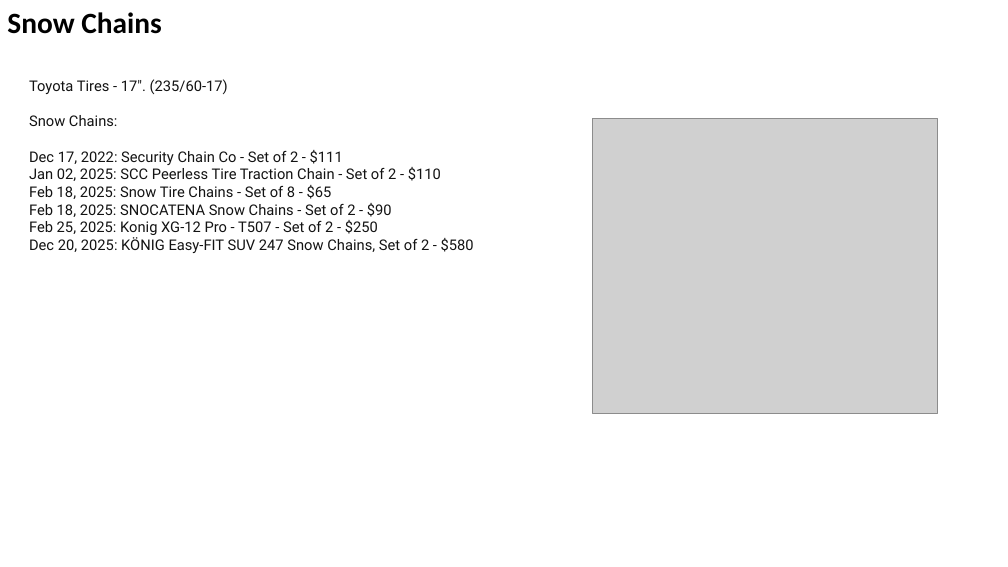
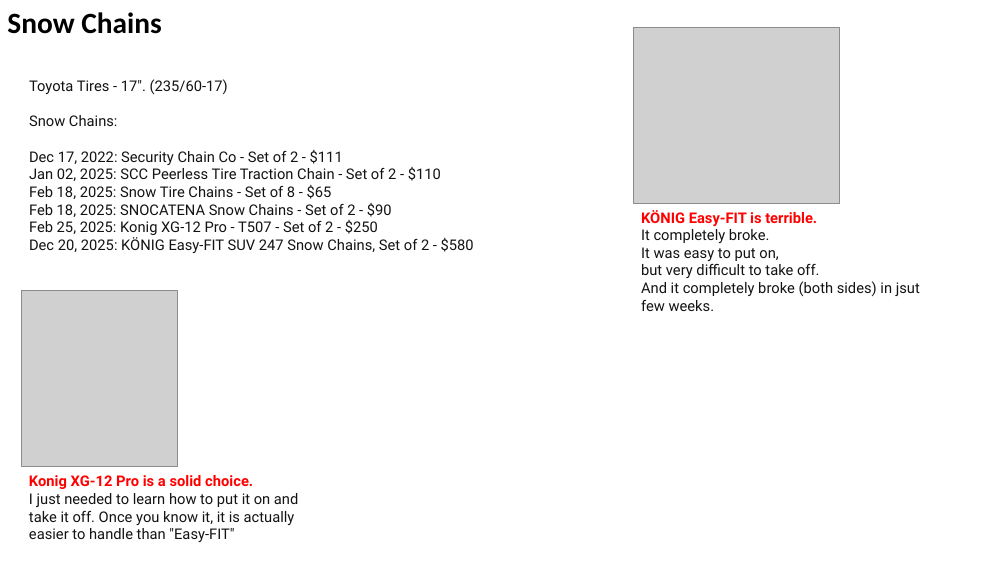
Before and after one commit to lselector/misc_farm, a slide deck: slide 1 of snow_chains.pptx. Drawn at 1008x567 pixels with LibreOffice and Linux fonts; fonts in the diff are those of the drawing; grey boxes stand for pictures. Boxes give left, top, right and bottom in pixels: in the first picture for what was removed or moved away, otherwise in the second. Text is boxed around its words. In the diff, an @@ line names an element or a change of style, - is before the commit and + after.

```diff
--- a/snow_chains.pptx
+++ b/snow_chains.pptx
@@ picture added at [634, 27, 840, 203] @@
@@ picture removed at [593, 118, 938, 413] @@
@@ text added at [641, 210, 920, 311], 14 pt, text #131313 @@
+KÖNIG Easy-FIT is terrible.
+It completely broke.
+It was easy to put on,
+but very difficult to take off.
+And it completely broke (both sides) in jsut few weeks.
@@ picture added at [22, 290, 178, 467] @@
@@ text added at [29, 475, 298, 542], 14 pt, text #131313 @@
+Konig XG-12 Pro is a solid choice.
+I just needed to learn how to put it on and take it off. Once you know it, it is actually easier to handle than "Easy-FIT"
```
Also in this commit, not shown: 1 other file.
